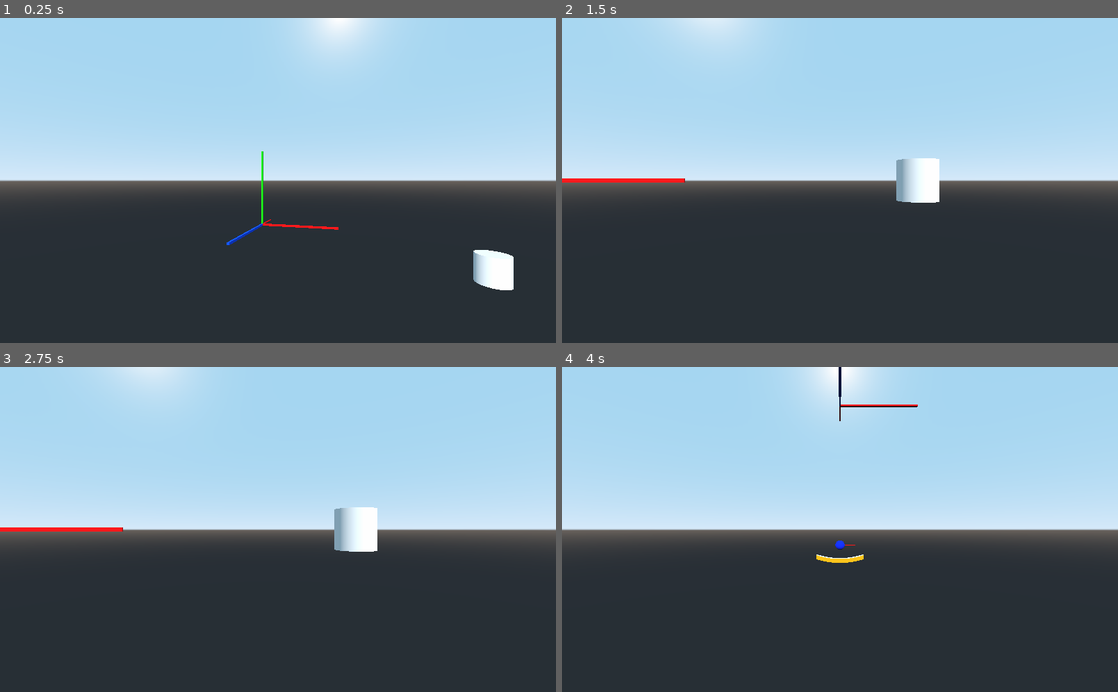
Above: before the commit, frames 1-4 (two rows, left to right).
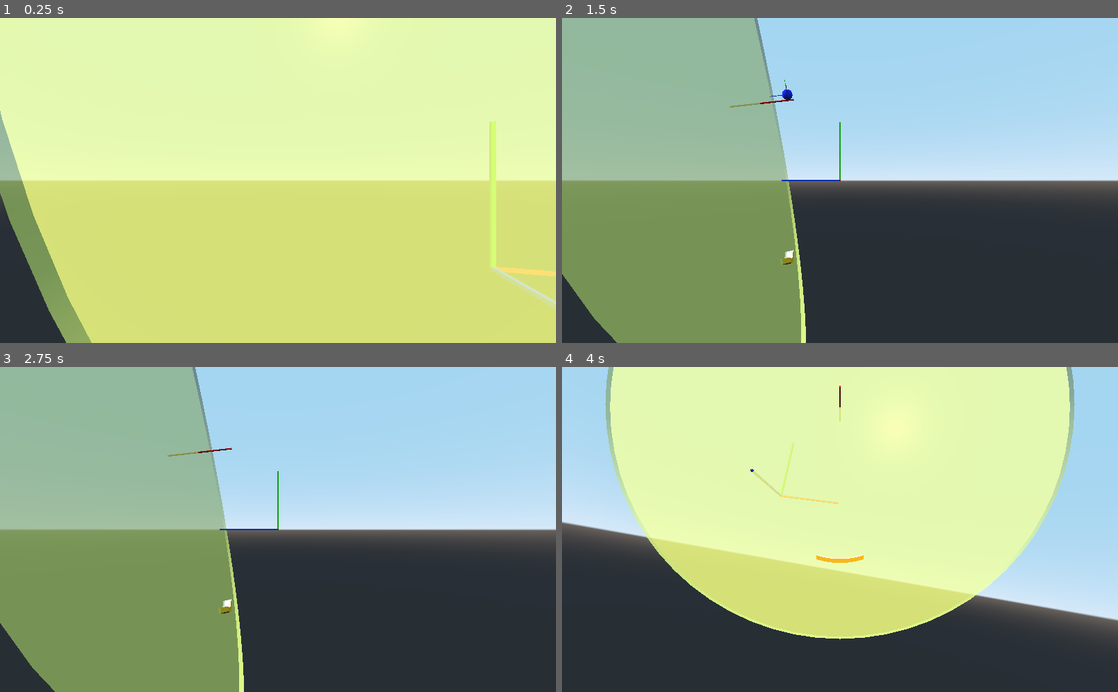
Above: after the commit, the same moments.

Repository: teratron/treaker
Game: Godot game, scene res://src/world/World.tscn
The game is run twice, just before and just after one commit, with the same random seed, the same clock (stepped at 60 frames per second) and the same inputs. Before the commit the project starts from res://src/main/Main.tscn.
Inputs (mouse positions are in pixels of both pictures, inside the frame that each line leads up to):
- Up to frame 1 (0.25 s): no input
- Up to frame 2 (1.5 s): tap Enter at 0.5 s; move the mouse to (867, 180) at 0.52 s; press the mouse at (867, 180) at 0.53 s; hold W (move_forward) from 0.53 s (still down); move the mouse to (812, 180) at 1.27 s; release the mouse at (812, 180) at 1.28 s; tap C (toggle_camera) at 1.35 s; click (812, 180) at 1.42 s
- Up to frame 3 (2.75 s): keep holding W (move_forward); move the mouse to (289, 523) at 2.02 s; tap Alt (use_ability) at 2.1 s; click (289, 523) at 2.17 s
- Up to frame 4 (4 s): keep holding W (move_forward); tap Space (move_up) at 2.75 s; move the mouse to (834, 536) at 2.77 s; click (834, 536) at 2.85 s; tap Enter at 3.5 s; move the mouse to (878, 532) at 3.52 s; hold C (toggle_camera) from 3.53 s (still down); click (878, 532) at 3.67 s

The runs differ from the first frame. In frame 1, 97% of the frame differs, in the area x 0-100%, y 0-100%; in frame 2, 40%; in frame 3, 40%; in frame 4, 65%.

Commit message:
World, Player, Ball

Diff:
--- a/app/project.godot
+++ b/app/project.godot
@@ -63,7 +63,7 @@
 [application]
 
 config/name="Treaker"
-run/main_scene="res://src/main/Main.tscn"
+run/main_scene="res://src/world/World.tscn"
 config/icon="res://assets/icon.png"
 
 [autoload]
--- a/app/src/debug/Debug.tscn
+++ b/app/src/debug/Debug.tscn
@@ -16,8 +16,9 @@
 script = ExtResource( 1 )
 
 [node name="CameraStatic" type="Camera" parent="." groups=["camera"]]
-transform = Transform( 0.866025, 0, -0.5, 0, 1, 0, 0.5, 0, 0.866025, -9, 0, 8 )
+transform = Transform( -4.37114e-08, 0, 1, 0, 1, 0, -1, 0, -4.37114e-08, 40, 0, 0 )
 
 [node name="MeshInstance" type="MeshInstance" parent="."]
+visible = false
 mesh = SubResource( 1 )
 material/0 = null
--- a/app/src/player/Ball.gd
+++ b/app/src/player/Ball.gd
@@ -16,13 +16,10 @@
 	if !is_parked:
 		var length = state.linear_velocity.length()
 		if length < velocity || length > velocity:
-			#prints(state.linear_velocity, length)
-			#prints(state.linear_velocity.normalized() * velocity * step)
-			set_linear_velocity(state.linear_velocity.normalized() * velocity * state.get_step())
-			#prints(state.linear_velocity, to_global(state.linear_velocity))
+			set_linear_velocity(state.linear_velocity.normalized() * velocity) #* state.get_step())
+			#prints("ball", state.linear_velocity, to_global(state.linear_velocity))
+			#prints(state.linear_velocity, transform.basis.transposed())
 			#prints(state.linear_velocity.length())
-
-
 
 #	var count = state.get_contact_count()
 #	if count > 0:
@@ -43,7 +40,7 @@
 
 func start(direction: Vector3) -> void:
 	if is_parked:
-		set_linear_velocity(direction.normalized() * velocity * get_physics_process_delta_time())
+		set_linear_velocity(direction.normalized() * velocity) #* get_physics_process_delta_time())
 		is_parked = false
 
 
--- a/app/src/player/Ball.tscn
+++ b/app/src/player/Ball.tscn
@@ -14,13 +14,13 @@
 radius = 0.6
 
 [node name="Ball" type="RigidBody"]
+mode = 2
 physics_material_override = SubResource( 2 )
 gravity_scale = 0.0
 custom_integrator = true
 continuous_cd = true
 contacts_reported = 4
 contact_monitor = true
-axis_lock_linear_z = true
 script = ExtResource( 1 )
 
 [node name="MeshInstance" type="MeshInstance" parent="."]
--- a/app/src/player/Boundary.gd
+++ b/app/src/player/Boundary.gd
@@ -6,5 +6,5 @@
 
 
 func _ready():
-	mesh.flip_faces = true
+	#mesh.flip_faces = true
 	create_trimesh_collision()
--- a/app/src/player/Player.gd
+++ b/app/src/player/Player.gd
@@ -37,9 +37,14 @@
 	paddle.set_ball_position(ball.radius)
 	ball.transform.origin = paddle.transform.origin + paddle.ball_position.transform.origin
 	#prints(rotor.transform.origin, paddle.transform.origin, rotor.to_global(paddle.transform.origin))
+	#prints("player", transform.basis.y, to_global(transform.basis.y))
+	prints("player", transform.origin, to_global(transform.origin))
 
 
 #func _physics_process(_delta):
+	#if !ball.is_parked:
+		#prints("player", ball.linear_velocity, to_global(ball.linear_velocity), ball.to_global(ball.linear_velocity))
+		#prints("player", transform.basis.y, to_global(transform.basis.y)) #player (0, 20, 0) (-0.141314, 0.969846, 0.198566)
 	#print(ball.transform.origin)
 	#rotor.transform = rotor.transform.orthonormalized()
 
--- a/app/src/player/Player.tscn
+++ b/app/src/player/Player.tscn
@@ -19,6 +19,18 @@
 radial_segments = 8
 rings = 0
 
+[sub_resource type="SpatialMaterial" id=3]
+flags_transparent = true
+albedo_color = Color( 0.996078, 1, 0.498039, 0.705882 )
+
+[sub_resource type="CylinderMesh" id=4]
+material = SubResource( 3 )
+flip_faces = true
+top_radius = 30.0
+bottom_radius = 30.0
+height = 0.6
+rings = 1
+
 [node name="Player" type="Spatial"]
 script = ExtResource( 1 )
 __meta__ = {
@@ -36,7 +48,6 @@
 visible = false
 
 [node name="Ball" parent="." instance=ExtResource( 3 )]
-speed = 700.0
 
 [node name="Center" type="MeshInstance" parent="."]
 transform = Transform( 1, 0, 0, 0, -4.37114e-08, -1, 0, 1, -4.37114e-08, 0, 0, 0 )
@@ -52,3 +63,8 @@
 
 [node name="Idle" type="Node" parent="StateMachine"]
 script = ExtResource( 5 )
+
+[node name="MeshInstance" type="MeshInstance" parent="."]
+transform = Transform( 1, 0, 0, 0, -4.37114e-08, -1, 0, 1, -4.37114e-08, 0, 0, 0 )
+mesh = SubResource( 4 )
+material/0 = null
--- a/app/src/world/World.gd
+++ b/app/src/world/World.gd
@@ -5,7 +5,9 @@
 #	pass
 
 
-#func _ready():
+func _ready():
+	#prints("world", $Player.transform.basis.y, $Player.to_global(transform.basis.y))
+	prints("world", $Player.transform.origin, $Player.to_global(transform.origin))
 #	Input.set_mouse_mode(Input.MOUSE_MODE_CAPTURED)
 #	print(get_viewport().print_tree())
 
--- a/app/src/world/World.tscn
+++ b/app/src/world/World.tscn
@@ -21,9 +21,9 @@
 script = ExtResource( 3 )
 
 [node name="Debug" parent="." instance=ExtResource( 1 )]
-transform = Transform( 1, 0, 0, 0, 1, 0, 0, 0, 1, 20.2528, 0, 11 )
 
 [node name="Player" parent="." instance=ExtResource( 2 )]
+transform = Transform( 0.975082, -0.141314, 0.17101, 0.17101, 0.969846, -0.173648, -0.141314, 0.198566, 0.969846, 10, 10, 10 )
 
 [node name="Bricks" type="StaticBody" parent="Player"]
 visible = false
Not shown: 1 places in app/src/player/Player.tscn that only renumber resources
